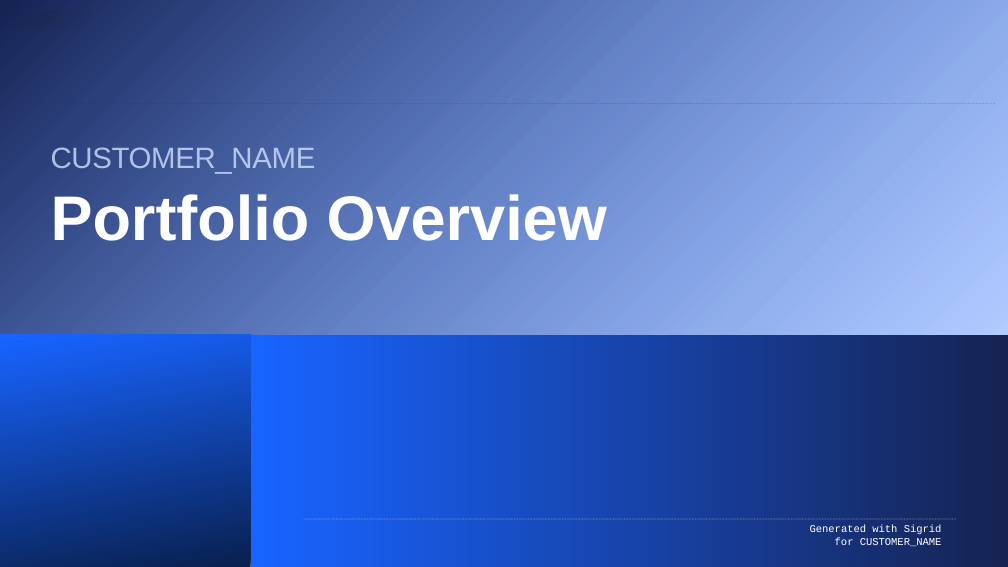
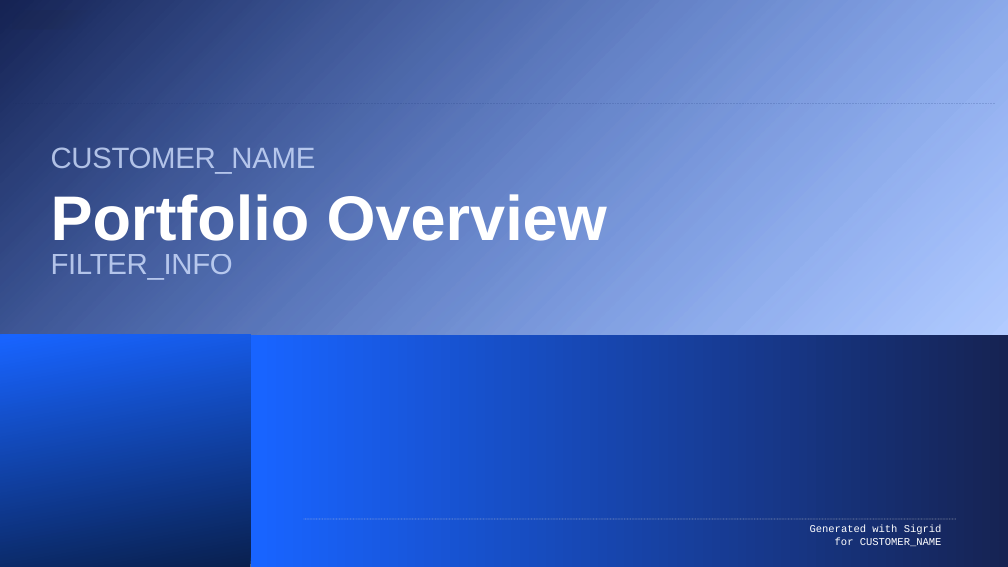
Before and after one commit to Software-Improvement-Group/sigrid-report-generator, a slide deck: slide 1 of src/report_generator/presets/templates/portfolio-overview.pptx. Drawn at 1008x567 pixels with LibreOffice and Linux fonts; fonts in the diff are those of the drawing; background and template pictures are left out. Boxes give left, top, right and bottom in pixels: in the first picture for what was removed or moved away, otherwise in the second. Text is boxed around its words. In the diff, an @@ line names an element or a change of style, - is before the commit and + after.

Commit message:
Add filter info placeholder

```diff
--- a/src/report_generator/presets/templates/portfolio-overview.pptx
+++ b/src/report_generator/presets/templates/portfolio-overview.pptx
@@ text added at [51,254,233,280], 28 pt, text #D1E0FF at 80% opacity @@
+FILTER_INFO
```
Also in this commit, not shown: 6 other files.
